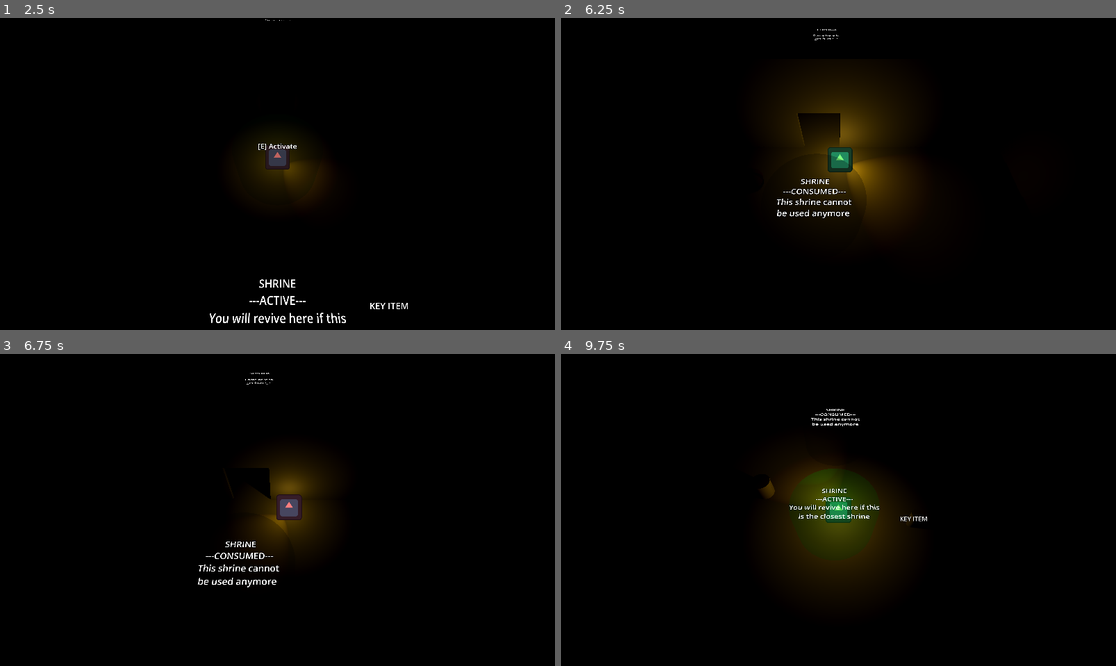
Above: before the commit, frames 1-4 (two rows, left to right).
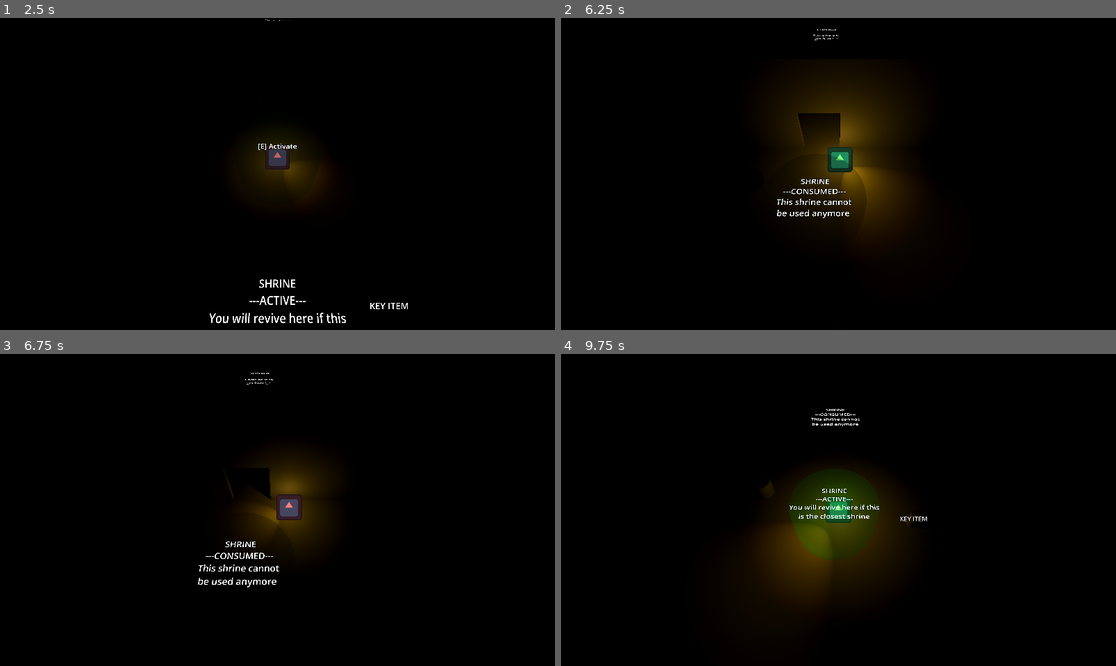
Above: after the commit, the same moments.

Repository: Rusty-Rat-Studios/dead-living-and-dying
Game: Godot game, scene res://game.tscn
The game is run twice, just before and just after one commit, with the same random seed, the same clock (stepped at 60 frames per second) and the same inputs. The engine's default icon, where the game draws it, is replaced by a stand-in: a white triangle on a blue panel in a dark square.
Inputs (mouse positions are in pixels of both pictures, inside the frame that each line leads up to):
- Up to frame 1 (2.5 s): click "START" at 0.5 s; tap Enter at 1.25 s; move the mouse to (249, 236) at 1.27 s; hold Up (ui_up) from 1.28 s (still down); tap E (interact) at 1.35 s; tap Keypad Enter (ui_accept) at 1.52, 2.27 s; move the mouse to (444, 220) at 2.02 s; tap Tab at 2.1 s
- Up to frame 2 (6.25 s): move the mouse to (672, 127) at 2.77 s; release Up (ui_up) at 2.78 s; hold Left (ui_left) 2.78-4.28 s; tap E (interact) at 2.85, 4.35, 5.85 s; move the mouse to (866, 174) at 3.52 s; tap Tab at 3.6, 5.1 s; tap Keypad Enter (ui_accept) at 3.77, 4.52, 5.27 s; move the mouse to (755, 96) at 4.27 s; hold Down (ui_down) 4.28-5.03 s; move the mouse to (960, 158) at 5.02 s; hold Right (ui_right) 5.03-5.78 s; move the mouse to (727, 189) at 5.77 s; hold Up (ui_up) from 5.78 s (still down)
- Up to frame 3 (6.75 s): move the mouse to (333, 441) at 6.52 s; release Up (ui_up) at 6.53 s; hold Right (ui_right) from 6.53 s (still down); tap Tab at 6.6 s
- Up to frame 4 (9.75 s): tap Keypad Enter (ui_accept) at 6.77, 7.52, 8.27 s; move the mouse to (810, 572) at 7.27 s; tap E (interact) at 7.35, 8.85 s; move the mouse to (1005, 556) at 8.02 s; tap Tab at 8.1, 9.6 s; move the mouse to (672, 463) at 8.77 s; release Right (ui_right) at 8.78 s; hold Down (ui_down) 8.78-9.53 s; move the mouse to (866, 510) at 9.52 s; hold Left (ui_left) from 9.53 s (still down)

Frame 1 is identical in both runs. In frame 2, 0.2% of the frame differs, in the area x 50-60%, y 45-58%; in frame 3, 0.1%; in frame 4, 2.4%, in the area x 36-50%, y 35-75%.

Commit message:
Fix rotation bugs

Diff:
--- a/player/spotlight.gd
+++ b/player/spotlight.gd
@@ -63,7 +63,7 @@
 	# set light_target to slightly beside current rotation so that when
 	# the joystick input ceases, the light target is quickly reached.
 	# --- avoids continuing to rotate after input stops
-	var light_direction: Vector2 = current_rotation.lerp(input_dir, 0.3)
+	var light_direction: Vector2 = current_rotation.slerp(input_dir, 0.3)
 
 	light_target = Vector3(light_direction.x, 0, light_direction.y)
 	is_rotating = true
@@ -97,7 +97,6 @@
 	# stop rotating if close enough to target and slow enough
 	# avoids instantly stop/starting rotation if the target swaps rotation directions
 	if abs(angle_diff) < TARGET_THRESHOLD and abs(angular_velocity) < TARGET_THRESHOLD:
-		rotation.y = target_rotation
 		angular_velocity = 0
 		is_rotating = false
 
